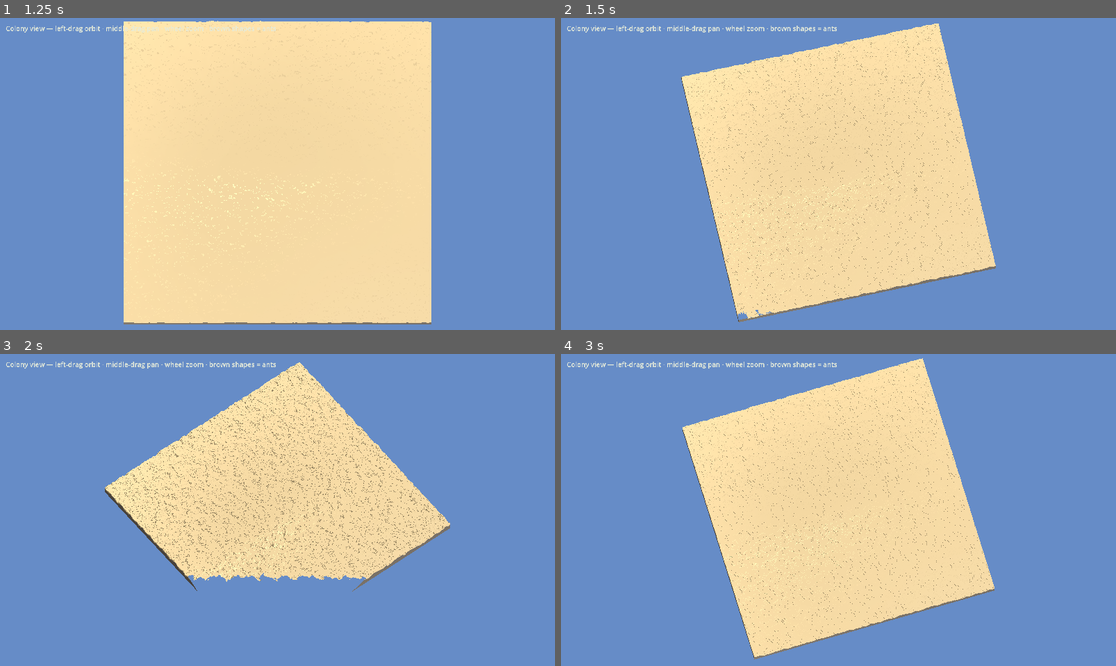
Above: before the commit, frames 1-4 (two rows, left to right).
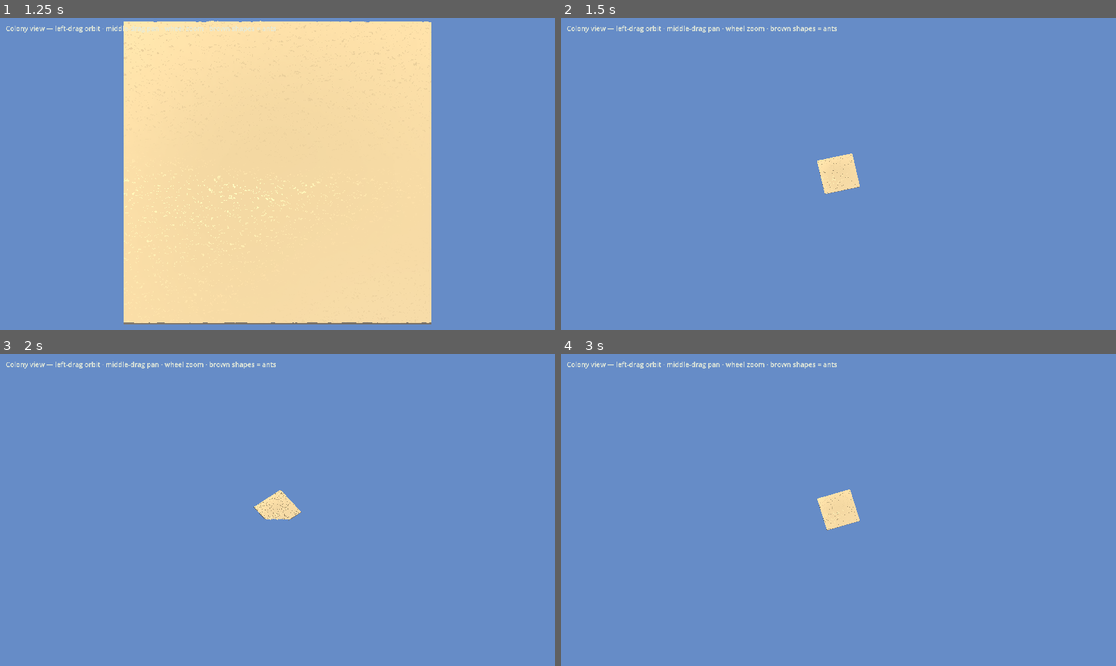
Above: after the commit, the same moments.

Repository: 151henry151/anthill
Game: Godot game, scene res://scenes/main.tscn
Two runs of this game, one before a commit and one after it. Both use one fixed random seed, a clock stepped at 60 frames per second and the inputs below.
Inputs (mouse positions are in pixels of both pictures, inside the frame that each line leads up to):
- Up to frame 1 (1.25 s): tap Enter at 0.5 s; move the mouse to (399, 158) at 0.52 s; hold D from 0.53 s (still down); tap E at 0.6 s; click (399, 158) at 0.67 s; tap Space at 0.77 s
- Up to frame 2 (1.5 s): release D at 1.25 s; tap Space at 1.25 s; drag from (727, 189) to (810, 236) at 1.27 s
- Up to frame 3 (2 s): no input
- Up to frame 4 (3 s): tap Enter at 2 s; move the mouse to (894, 441) at 2.02 s; hold D 2.03-2.75 s; hold Shift 2.03-2.75 s; click (894, 441) at 2.17 s; tap Space at 2.75 s; drag from (810, 572) to (672, 463) at 2.77 s

Frame 1 is identical in both runs. In frame 2, 38% of the frame differs, in the area x 21-79%, y 1-98%; in frame 3, 26%; in frame 4, 35%.

Commit message:
Fix camera input via unhandled_input; frustum-fit ortho size
- Wheel factor, pan gesture, live button queries; Hint label ignores mouse
- Grow ortho size until world corners pass is_position_in_frustum; keep_aspect

Diff:
--- a/game/anthill/scenes/main.tscn
+++ b/game/anthill/scenes/main.tscn
@@ -45,6 +45,7 @@
 [node name="UI" type="CanvasLayer" parent="."]
 
 [node name="Hint" type="Label" parent="UI"]
+mouse_filter = 2
 offset_left = 12.0
 offset_top = 12.0
 theme_override_colors/font_color = Color(0.9, 0.92, 0.85, 1)
--- a/game/anthill/scripts/colony_camera.gd
+++ b/game/anthill/scripts/colony_camera.gd
@@ -18,11 +18,11 @@
 @export var orbit_sensitivity: float = 0.22
 @export var zoom_step: float = 8.0
 @export var min_zoom: float = 14.0
-## Upper bound for wheel intent; effective `size` may exceed this when the world AABB needs a wider ortho frustum.
+## Upper bound for wheel intent; effective `size` may exceed this when the frustum must fit the world AABB.
 @export var max_zoom: float = 3200.0
 
 var pivot: Vector3 = Vector3.ZERO
-## Wheel-only target; effective `size` is at least `_required_ortho_size()` so corners are not cut by ortho side planes.
+## Wheel-only target; effective `size` is at least what fits the world in the current frustum.
 var _size_user: float = 220.0
 var _orbiting: bool = false
 var _panning: bool = false
@@ -34,6 +34,8 @@
 	var half_z: float = float(wm.chunks_z * _Chunk.SIZE_Z) * 0.5
 	look_at_xz = Vector2(half_x, half_z)
 	projection = PROJECTION_ORTHOGONAL
+	# Match landscape windows; projection aspect must match our `_required_ortho_size` math.
+	keep_aspect = KEEP_HEIGHT
 	_size_user = ortho_size
 	pivot = Vector3(look_at_xz.x, 0.0, look_at_xz.y)
 	_apply_orbit()
@@ -41,23 +43,38 @@
 	Input.mouse_mode = Input.MOUSE_MODE_VISIBLE
 
 
-func _input(event: InputEvent) -> void:
+func _unhandled_input(event: InputEvent) -> void:
 	if event is InputEventMouseButton:
-		match event.button_index:
-			MOUSE_BUTTON_LEFT:
-				_orbiting = event.pressed
-			MOUSE_BUTTON_MIDDLE:
-				_panning = event.pressed
-			MOUSE_BUTTON_WHEEL_UP:
-				if event.pressed:
-					_size_user = clampf(_size_user - zoom_step, min_zoom, max_zoom)
-					_apply_orbit()
-			MOUSE_BUTTON_WHEEL_DOWN:
-				if event.pressed:
-					_size_user = clampf(_size_user + zoom_step, min_zoom, max_zoom)
-					_apply_orbit()
-	if event is InputEventMouseMotion:
+		if event.button_index == MOUSE_BUTTON_LEFT:
+			_orbiting = event.pressed
+		elif event.button_index == MOUSE_BUTTON_MIDDLE:
+			_panning = event.pressed
+		elif event.button_index == MOUSE_BUTTON_WHEEL_UP or event.button_index == MOUSE_BUTTON_WHEEL_DOWN:
+			if event.echo:
+				return
+			# Wheel: use factor for smooth scroll; do not require `pressed` — some platforms differ.
+			var f: float = maxf(event.factor, 1.0)
+			var step: float = zoom_step * f
+			if event.button_index == MOUSE_BUTTON_WHEEL_UP:
+				_size_user = clampf(_size_user - step, min_zoom, max_zoom)
+			else:
+				_size_user = clampf(_size_user + step, min_zoom, max_zoom)
+			_apply_orbit()
+			get_viewport().set_input_as_handled()
+	elif event is InputEventPanGesture:
+		# Trackpad / some Wayland setups send pan instead of wheel buttons.
+		var dz: float = clampf(-event.delta.y - event.delta.x, -4.0, 4.0)
+		if absf(dz) > 0.05:
+			_size_user = clampf(_size_user + dz * zoom_step * 0.28, min_zoom, max_zoom)
+			_apply_orbit()
+			get_viewport().set_input_as_handled()
+	elif event is InputEventMouseMotion:
 		var motion: InputEventMouseMotion = event
+		# `button_mask` is unreliable on some drivers; query live button state as fallback.
+		var orbit_now: bool = _orbiting or Input.is_mouse_button_pressed(MOUSE_BUTTON_LEFT)
+		var pan_now: bool = _panning or Input.is_mouse_button_pressed(MOUSE_BUTTON_MIDDLE)
+		if not orbit_now and not pan_now:
+			return
 		var rel: Vector2 = motion.relative
 		rel.x = clampf(rel.x, -pan_relative_max, pan_relative_max)
 		rel.y = clampf(rel.y, -pan_relative_max, pan_relative_max)
@@ -65,16 +82,17 @@
 		var basis_xz := _ground_pan_axes()
 		var right_h: Vector3 = basis_xz[0]
 		var forward_h: Vector3 = basis_xz[1]
-		if _orbiting:
+		if orbit_now:
 			yaw_deg -= rel.x * orbit_sensitivity
 			orbit_phi_deg = clampf(orbit_phi_deg + rel.y * orbit_sensitivity, 4.0, 89.0)
 			_apply_orbit()
-		elif _panning:
-			# Screen/mouse Y is down-positive; move pivot so the ground follows the cursor (not inverted).
+			get_viewport().set_input_as_handled()
+		elif pan_now:
 			var delta: Vector3 = right_h * rel.x * pan_scale + forward_h * rel.y * pan_scale
 			pivot.x += delta.x
 			pivot.z += delta.z
 			_apply_orbit()
+			get_viewport().set_input_as_handled()
 
 
 func _apply_orbit() -> void:
@@ -116,7 +134,7 @@
 	]
 
 
-## Smallest ortho `size` so all AABB corners fit inside the orthographic X/Y slab (rotation / corner views).
+## Analytic lower bound for ortho `size` (camera-local X/Y); `keep_aspect` + projection may differ slightly.
 func _required_ortho_size() -> float:
 	var inv: Transform3D = global_transform.affine_inverse()
 	var aspect: float = _viewport_aspect()
@@ -126,7 +144,6 @@
 		var local: Vector3 = inv * p
 		max_abs_x = maxf(max_abs_x, absf(local.x))
 		max_abs_y = maxf(max_abs_y, absf(local.y))
-	# Godot ortho: height = `size`, width = `size * aspect` (visible rect aspect).
 	var need_y: float = 2.0 * max_abs_y
 	var need_x: float = (2.0 * max_abs_x) / aspect
 	return maxf(need_y, need_x)
@@ -134,9 +151,22 @@
 
 func _apply_ortho_size_and_clip() -> void:
 	var req: float = _required_ortho_size()
-	var cap: float = maxf(max_zoom, req * 1.02)
+	var cap: float = maxf(max_zoom, req * 1.12)
 	size = clampf(maxf(_size_user, req), min_zoom, cap)
 	_sync_clip_to_world_aabb()
+	# Frustum from projection + keep_aspect can differ slightly from the analytic `req`; grow until all corners fit.
+	var guard: int = 0
+	while guard < 72:
+		var all_in: bool = true
+		for p in _world_aabb_corners():
+			if not is_position_in_frustum(p):
+				all_in = false
+				break
+		if all_in:
+			break
+		size = minf(size * 1.028, 1.0e6)
+		_sync_clip_to_world_aabb()
+		guard += 1
 
 
 func _ground_pan_axes() -> Array[Vector3]:
Not shown, changed: CHANGELOG.md
